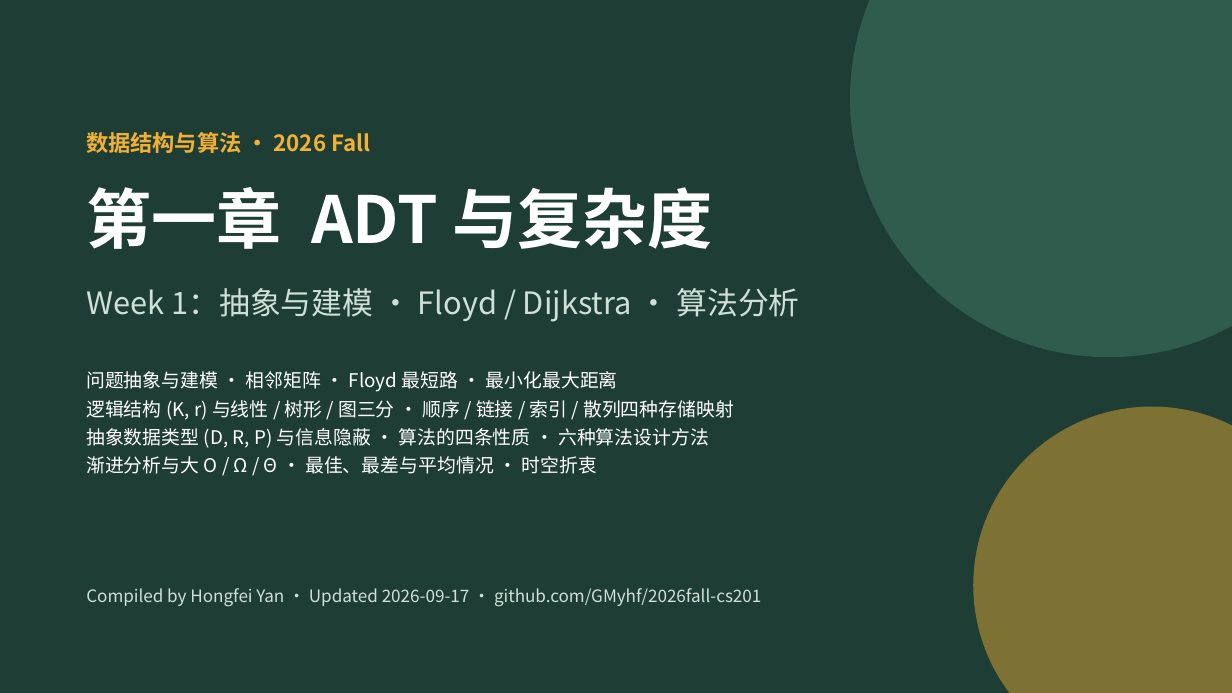
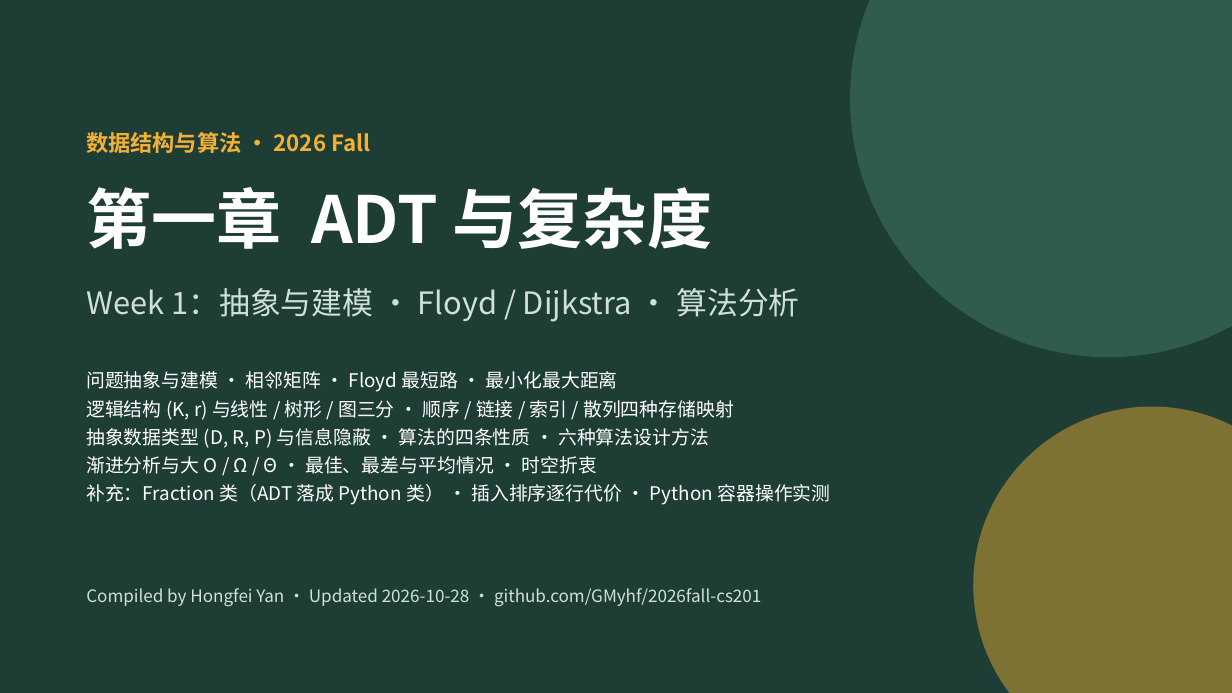
Before and after one commit to GMyhf/2026fall-cs201, a slide deck: slide 1 of courseware/202609_DSA_01_ADT_Floyd_Complexity.pptx. Drawn at 1232x693 pixels with LibreOffice and Linux fonts; fonts in the diff are those of the drawing. Boxes give left, top, right and bottom in pixels: in the first picture for what was removed or moved away, otherwise in the second. Text is boxed around its words. In the diff, an @@ line names an element or a change of style, - is before the commit and + after.

```diff
--- a/courseware/202609_DSA_01_ADT_Floyd_Complexity.pptx
+++ b/courseware/202609_DSA_01_ADT_Floyd_Complexity.pptx
@@ text at (86,484,830,505): paragraph added @@
+补充：Fraction 类（ADT 落成 Python 类） · 插入排序逐行代价 · Python 容器操作实测
@@ text at (86,588,761,607): text changed @@
-Compiled by Hongfei Yan · Updated 2026-09-17 · github.com/GMyhf/2026fall-cs201
+Compiled by Hongfei Yan · Updated 2026-10-28 · github.com/GMyhf/2026fall-cs201
```
Also in this commit, not shown: 1 other slide changed, 4 slides added, 2 other files.
